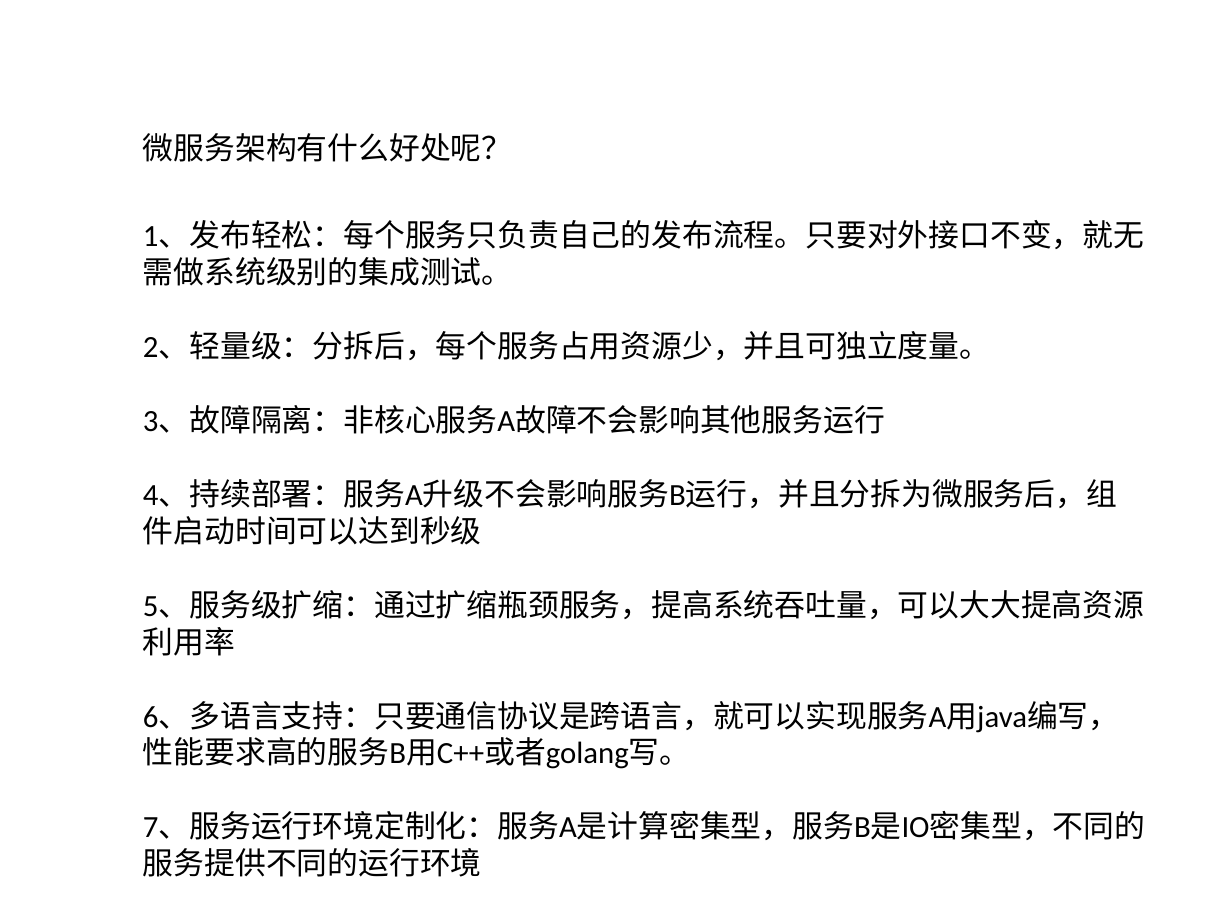
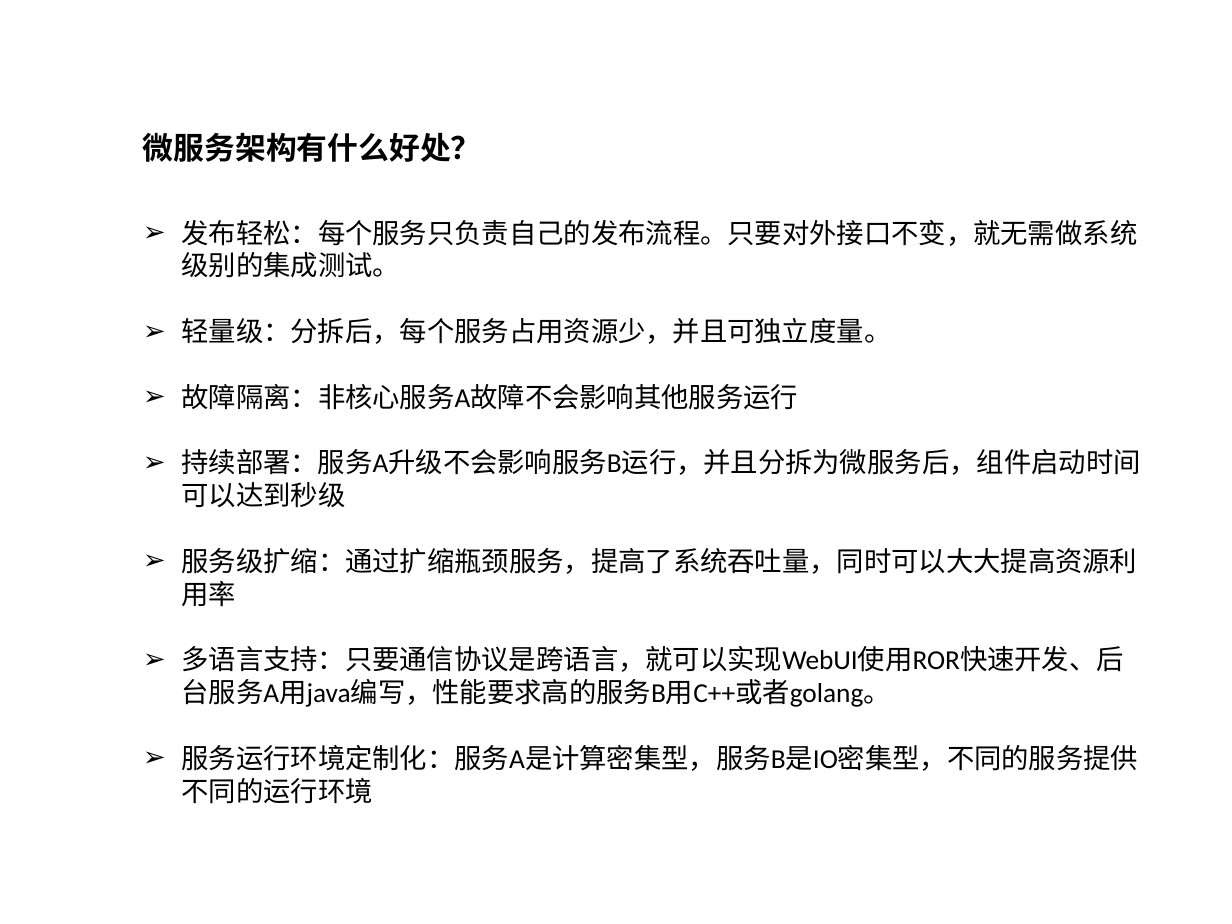
Before and after one commit to titilink/titilink-doc, a slide deck: slide 10 of docs/微服务架构.pptx (slide 5 before the commit). Drawn at 1232x924 pixels with LibreOffice and Linux fonts; fonts in the diff are those of the drawing; background and template pictures are left out. Boxes give left, top, right and bottom in pixels: in the first picture for what was removed or moved away, otherwise in the second. Text is boxed around its words. In the diff, an @@ line names an element or a change of style, - is before the commit and + after.

```diff
--- a/docs/微服务架构.pptx
+++ b/docs/微服务架构.pptx
@@ text at <box>143,132,482,162</box>: text changed; bold on @@
-微服务架构有什么好处呢？
+微服务架构有什么好处？
@@ text at <box>182,220,1141,804</box>: text changed; size 18 to 16 pt @@
-1、发布轻松：每个服务只负责自己的发布流程。只要对外接口不变，就无需做系统级别的集成测试。
-2、轻量级：分拆后，每个服务占用资源少，并且可独立度量。
-3、故障隔离：非核心服务A故障不会影响其他服务运行
-4、持续部署：服务A升级不会影响服务B运行，并且分拆为微服务后，组件启动时间可以达到秒级
-5、服务级扩缩：通过扩缩瓶颈服务，提高系统吞吐量，可以大大提高资源利用率
-6、多语言支持：只要通信协议是跨语言，就可以实现服务A用java编写，性能要求高的服务B用C++或者golang写。
-7、服务运行环境定制化：服务A是计算密集型，服务B是IO密集型，不同的服务提供不同的运行环境
+➢ 发布轻松：每个服务只负责自己的发布流程。只要对外接口不变，就无需做系统级别的集成测试。
+➢ 轻量级：分拆后，每个服务占用资源少，并且可独立度量。
+➢ 故障隔离：非核心服务A故障不会影响其他服务运行
+➢ 持续部署：服务A升级不会影响服务B运行，并且分拆为微服务后，组件启动时间可以达到秒级
+➢ 服务级扩缩：通过扩缩瓶颈服务，提高了系统吞吐量，同时可以大大提高资源利用率
+➢ 多语言支持：只要通信协议是跨语言，就可以实现WebUI使用ROR快速开发、后台服务A用java编写，性能要求高的服务B用C++或者golang。
+➢ 服务运行环境定制化：服务A是计算密集型，服务B是IO密集型，不同的服务提供不同的运行环境
```
Also in this commit, not shown: 5 other slides changed, 7 slides added, 3 other files.
